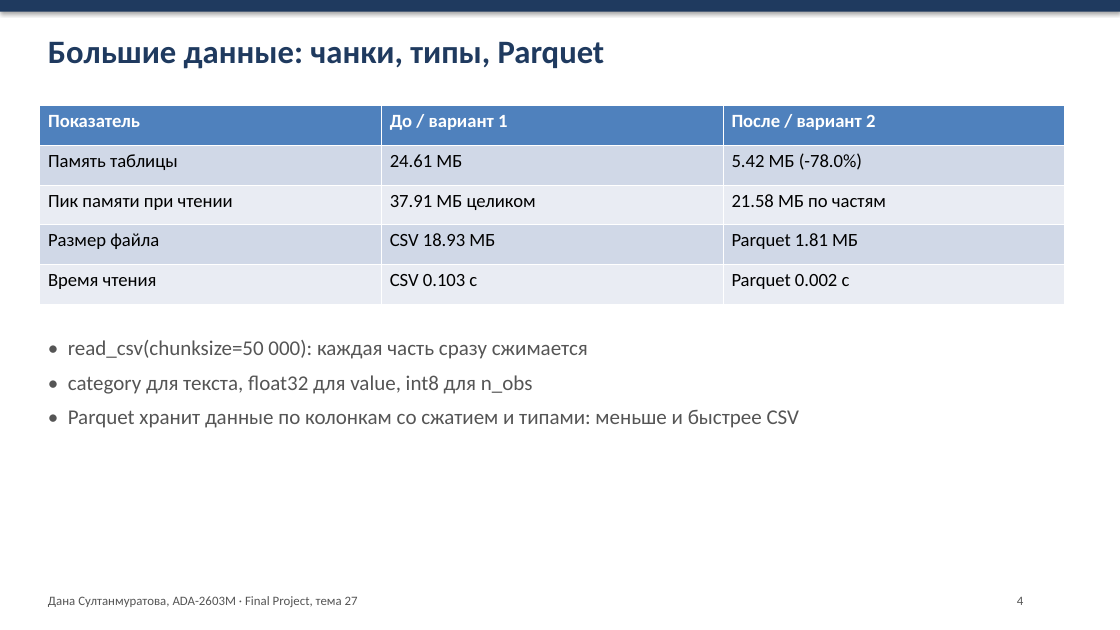
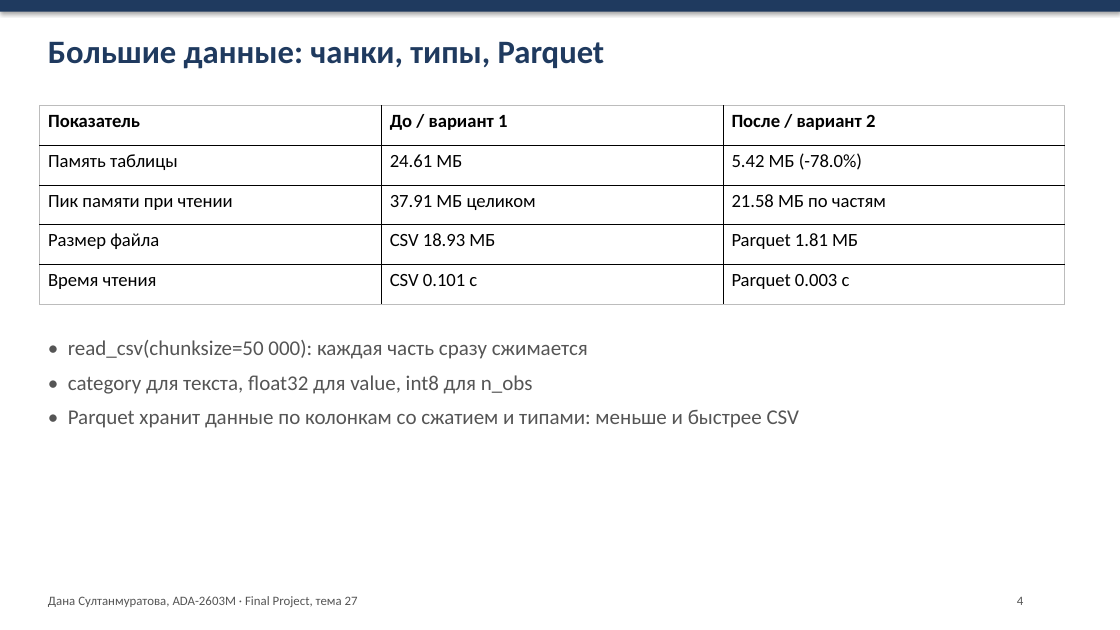
Before and after one commit to dsultless/oil_well_regimes, a slide deck: slide 4 of reports/Final_Project_Presentation_Sultanmuratova.pptx. Drawn at 1120x630 pixels with LibreOffice and Linux fonts; fonts in the diff are those of the drawing. Boxes give left, top, right and bottom in pixels: in the first picture for what was removed or moved away, otherwise in the second. Text is boxed around its words. In the diff, an @@ line names an element or a change of style, - is before the commit and + after.

Commit message:
Report: in-text APA citations, clickable links, single font; plain tables in slides; spelling

```diff
--- a/reports/Final_Project_Presentation_Sultanmuratova.pptx
+++ b/reports/Final_Project_Presentation_Sultanmuratova.pptx
@@ table at [39, 106, 1065, 304] @@
-row 5, column 2: CSV 0.103 с
+row 5, column 2: CSV 0.101 с
-row 5, column 3: Parquet 0.002 с
+row 5, column 3: Parquet 0.003 с
@@ fill #4F81BD to none in row 1 @@
@@ fill #D0D8E8 to none in 6 cells @@
@@ fill #E9EDF4 to none in 6 cells @@
@@ text colour #FFFFFF to #000000 in "Показатель", "До / вариант 1", "После / вариант 2" @@
@@ borders changed @@
```
Also in this commit, not shown: 8 other slides changed, 22 other files.
